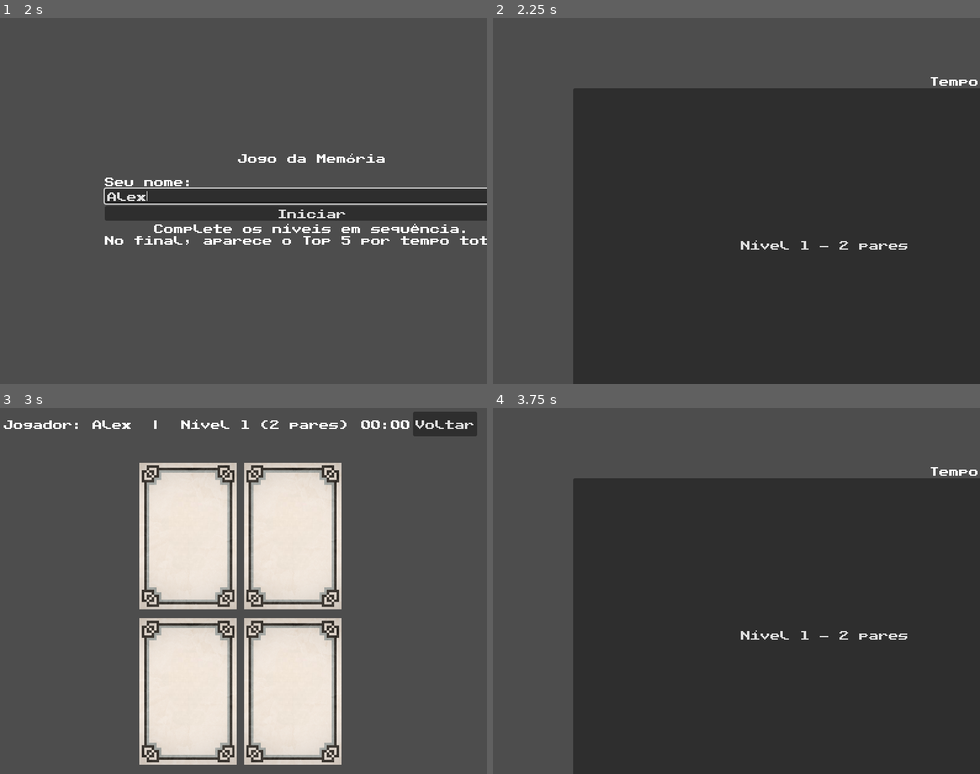
Above: before the commit, frames 1-4 (two rows, left to right).
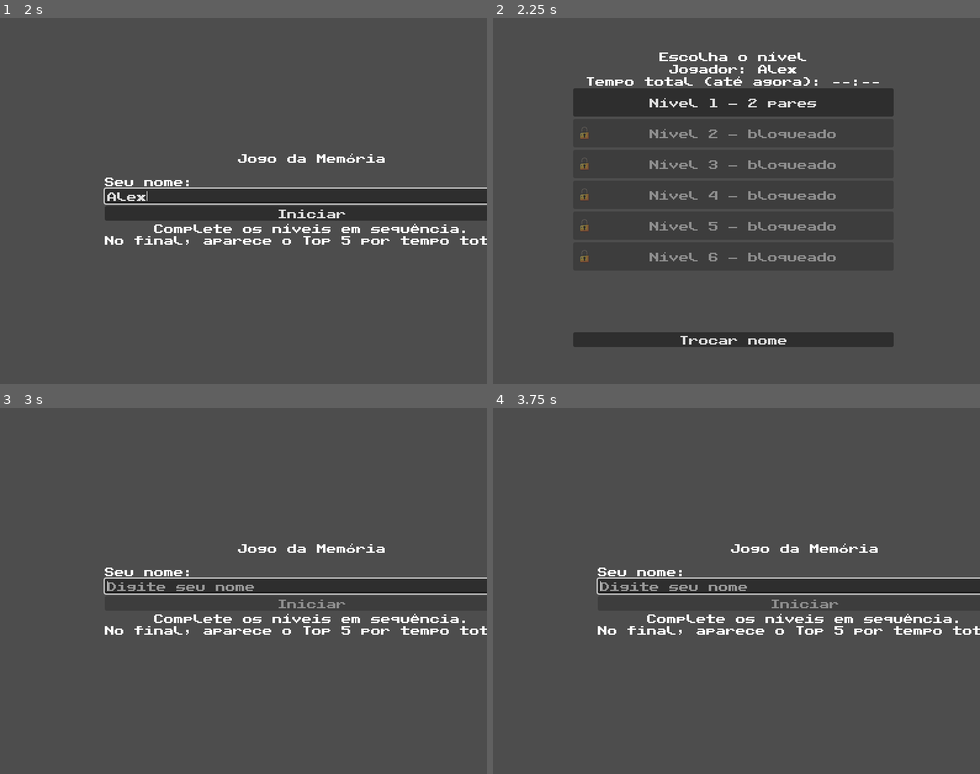
Above: after the commit, the same moments.

Repository: yaraalmeidaz/memory-game
Game: Godot game, scene res://scenes/StartScreen.tscn
The game is run twice, just before and just after one commit, with the same random seed, the same clock (stepped at 60 frames per second) and the same inputs.
Inputs (mouse positions are in pixels of both pictures, inside the frame that each line leads up to):
- Up to frame 1 (2 s): click "Start" at 0.5 s; click (311, 197) at 1.27 s; type "Alex" at 1.35 s
- Up to frame 2 (2.25 s): click "Iniciar" at 2 s
- Up to frame 3 (3 s): click (238, 730) at 2.75 s, where only the run after the commit has a clickable "Trocar nome"
- Up to frame 4 (3.75 s): click (936, 422) at 3.5 s, where only the run before the commit has a clickable "Voltar"

Frame 1 is identical in both runs. In frame 2, 37% of the frame differs, in the area x 16-100%, y 9-100%; in frame 3, 35%; in frame 4, 62%, in the area x 16-100%, y 16-100%.

Commit message:
Ajusta tela de níveis (scroll + ícone pequeno)

Diff:
--- a/memory-game/scenes/LevelSelect.tscn
+++ b/memory-game/scenes/LevelSelect.tscn
@@ -32,8 +32,13 @@
 text = "Tempo total: --:--"
 horizontal_alignment = 1
 
-[node name="Grid" type="GridContainer" parent="VBox"]
-columns = 2
+[node name="Scroll" type="ScrollContainer" parent="VBox"]
+custom_minimum_size = Vector2(0, 260)
+size_flags_vertical = 3
+
+[node name="Grid" type="GridContainer" parent="VBox/Scroll"]
+columns = 1
+size_flags_horizontal = 3
 
 [node name="Back" type="Button" parent="VBox"]
 text = "Trocar nome"
--- a/memory-game/scripts/ui/LevelSelect.gd
+++ b/memory-game/scripts/ui/LevelSelect.gd
@@ -4,12 +4,25 @@
 
 @onready var player_label: Label = $VBox/Player
 @onready var total_label: Label = $VBox/Total
-@onready var grid: GridContainer = $VBox/Grid
+@onready var grid: GridContainer = $VBox/Scroll/Grid
+
+var _lock_tex_small: Texture2D
 
 func _ready() -> void:
 	player_label.text = "Jogador: %s" % GameState.player_name
+	_lock_tex_small = _make_small_icon(LOCK_TEX, 28)
 	_build_buttons()
 	_update_total_time()
+
+
+func _make_small_icon(tex: Texture2D, size_px: int) -> Texture2D:
+	if tex == null:
+		return tex
+	var img := tex.get_image()
+	if img == null:
+		return tex
+	img.resize(size_px, size_px, Image.INTERPOLATE_LANCZOS)
+	return ImageTexture.create_from_image(img)
 
 
 func _update_total_time() -> void:
@@ -31,13 +44,16 @@
 	for i in GameState.LEVEL_PAIRS.size():
 		var pairs := GameState.get_pairs_for_level(i)
 		var btn := Button.new()
+		btn.size_flags_horizontal = Control.SIZE_EXPAND_FILL
+		btn.custom_minimum_size = Vector2(0, 46)
 		var time_txt := ""
 		if GameState.level_times[i] >= 0:
 			time_txt = " — %s" % GameState.format_time(GameState.level_times[i])
 		var locked := i > GameState.unlocked_level
 		if locked:
 			btn.text = "Nível %d — bloqueado" % [i + 1]
-			btn.icon = LOCK_TEX
+			btn.icon = _lock_tex_small
+			btn.expand_icon = false
 		else:
 			btn.text = "Nível %d — %d pares%s" % [i + 1, pairs, time_txt]
 		btn.disabled = locked
